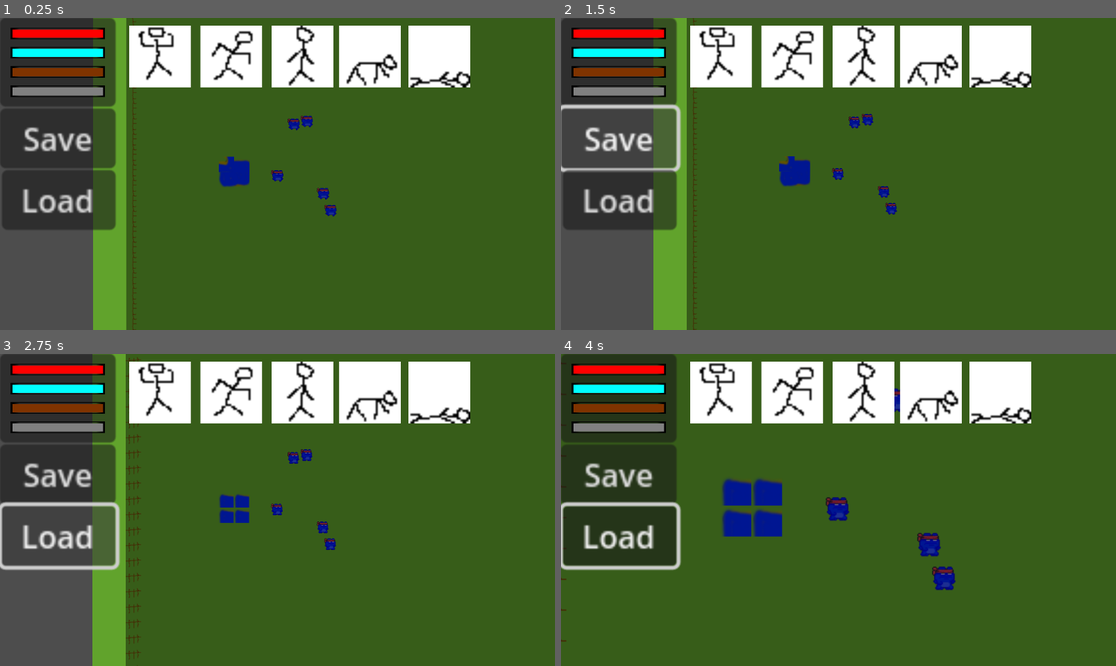
Above: before the commit, frames 1-4 (two rows, left to right).
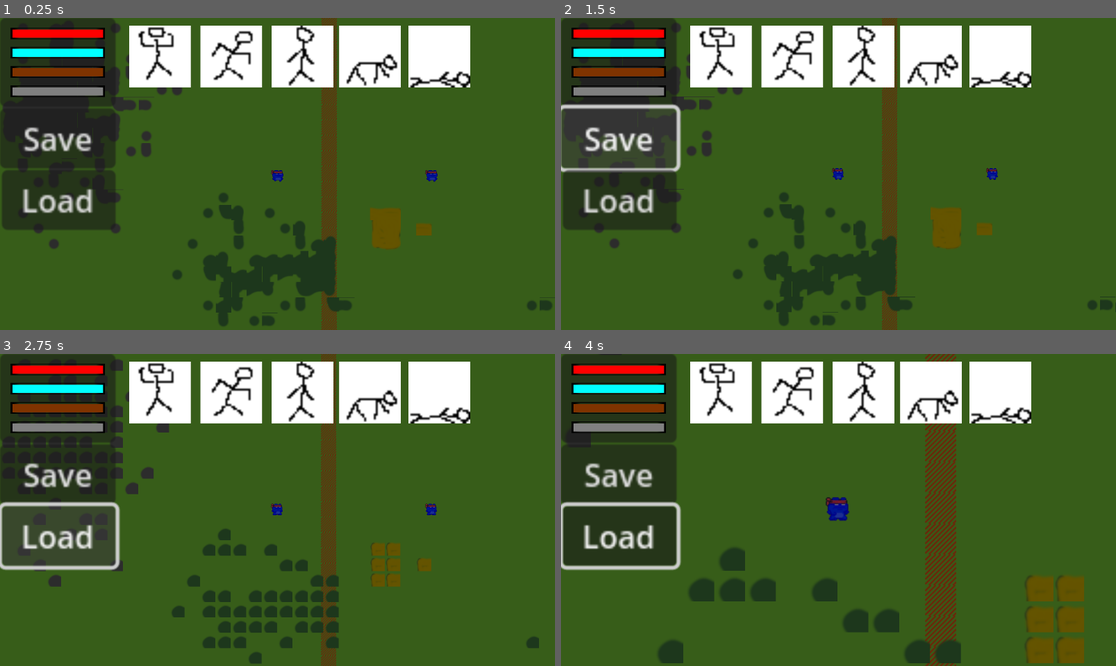
Above: after the commit, the same moments.

Repository: armstrongsp/capture-the-flag-mobile
Game: Godot game, scene res://Scenes/world.tscn
Same seed, same stepped clock (60 frames per second), same inputs: the game is played once before the commit and once after it.
Inputs (mouse positions are in pixels of both pictures, inside the frame that each line leads up to):
- Up to frame 1 (0.25 s): no input
- Up to frame 2 (1.5 s): tap Enter at 0.5 s; drag from (838, 177) to (894, 105) at 0.52 s; click "Save" at 1.25 s
- Up to frame 3 (2.75 s): click "Load" at 2 s
- Up to frame 4 (4 s): drag from (882, 528) to (810, 572) at 2.77 s; move the mouse to (894, 547) at 3.52 s; tap Mouse wheel up (zoomin) at 3.6 s; click (894, 547) at 3.67 s

The runs differ from the first frame. In frame 1, 18% of the frame differs, in the area x 0-100%, y 0-100%; in frame 2, 18%; in frame 3, 17%; in frame 4, 9.2%.

Commit message:
Add second team of 5 players with mirrored spawn positions
Team 1 spawns at x=95 cells (5 left of center), team 2 at x=105 cells (5 right
of center). Both teams use evenly-spaced vertical positions and independently
randomized stats. Player IDs 1-5 for team 1, 6-10 for team 2.

Co-Authored-By: Claude Sonnet 4.6 <noreply@anthropic.com>

Diff:
--- a/Scenes/world.gd
+++ b/Scenes/world.gd
@@ -97,12 +97,20 @@
 	_generate_terrain_blobs(terrain_source_tallgrass, rng.randi_range(18, 25), 1.5, 4.0, [1000])
 
 func build_players() -> void:
+	var team1_x = 95 * Globals.CELL_SIZE
+	var team2_x = 105 * Globals.CELL_SIZE
 	for i in Globals.PlayersPerTeam:
+		var y_pixel = int((float(i + 1) / float(Globals.PlayersPerTeam + 1)) * MapSize.y) * Globals.CELL_SIZE
 		var vis = int(Globals.Max_Vision * rng.randf_range(0.2, 1))
 		var mov = int(Globals.Max_Movement * rng.randf_range(0.2, 1))
 		var str = int(Globals.Max_Strength * rng.randf_range(0.2, 1))
 		var slth = int(Globals.Max_Stealth * rng.randf_range(0.2, 1))
-		create_player(1, i + 1, rng.randf_range(300, 500), rng.randf_range(300, 500), vis, mov, str, slth)
+		create_player(1, i + 1, team1_x, y_pixel, vis, mov, str, slth)
+		vis = int(Globals.Max_Vision * rng.randf_range(0.2, 1))
+		mov = int(Globals.Max_Movement * rng.randf_range(0.2, 1))
+		str = int(Globals.Max_Strength * rng.randf_range(0.2, 1))
+		slth = int(Globals.Max_Stealth * rng.randf_range(0.2, 1))
+		create_player(2, i + 6, team2_x, y_pixel, vis, mov, str, slth)
 
 func create_player(team:int, id:int,x: float, y:float, vision:int, movement:int, strength: int, stealth:int) -> void:
 	var player = preload("res://Scenes/player.tscn")
